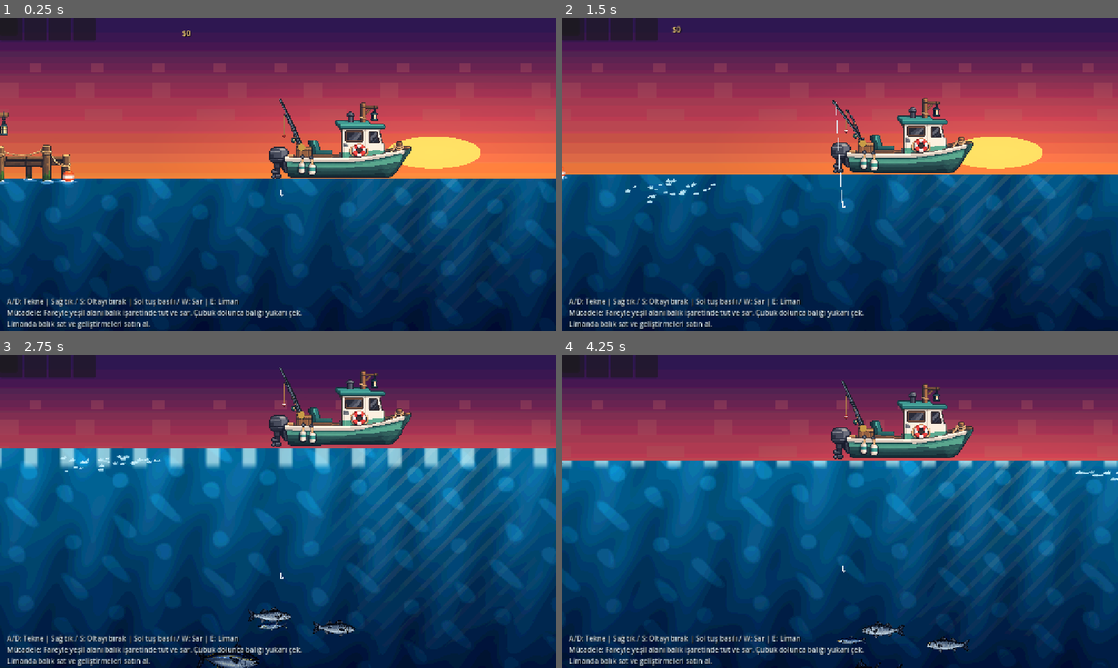
Above: before the commit, frames 1-4 (two rows, left to right).
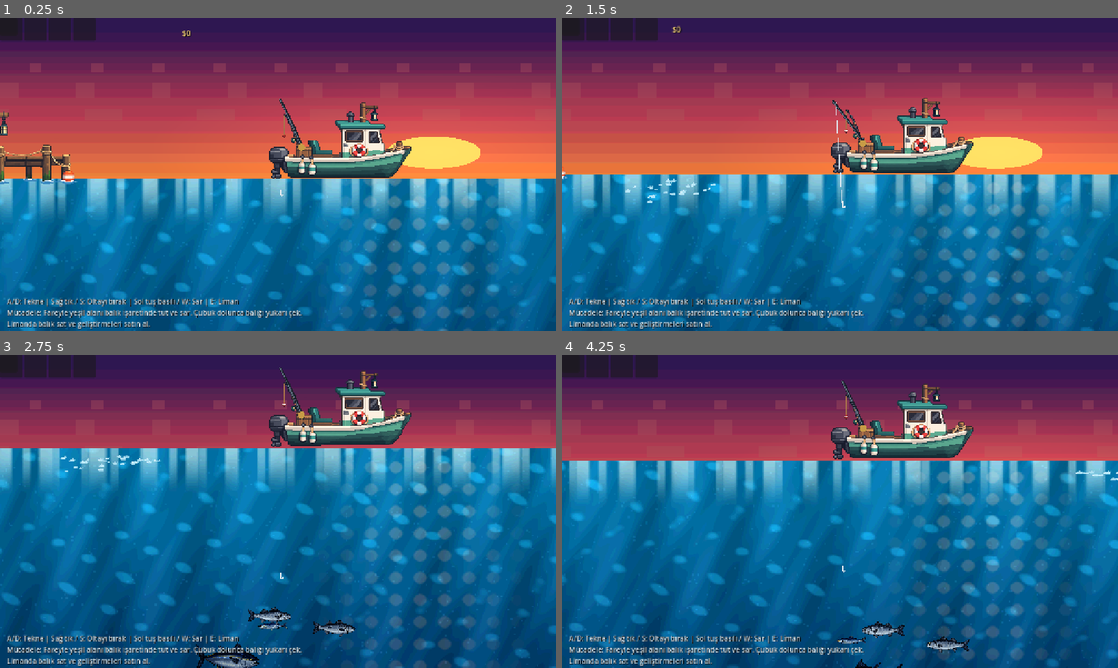
Above: after the commit, the same moments.

Repository: mirackayademir/TinyFisher
Game: Godot game, scene res://scenes/world.tscn
The game is run twice, just before and just after one commit, with the same random seed, the same clock (stepped at 60 frames per second) and the same inputs.
Inputs (mouse positions are in pixels of both pictures, inside the frame that each line leads up to):
- Up to frame 1 (0.25 s): no input
- Up to frame 2 (1.5 s): move the mouse to (962, 158) at 0.52 s; hold D (move_right) 0.53-1.28 s; tap E (dock) at 0.6, 1.35 s; click (962, 158) at 0.67 s; move the mouse to (728, 190) at 1.27 s; hold S from 1.28 s (still down)
- Up to frame 3 (2.75 s): move the mouse to (333, 442) at 2.02 s; release S at 2.03 s; hold D (move_right) from 2.03 s (still down); tap E (dock) at 2.1 s
- Up to frame 4 (4.25 s): move the mouse to (812, 574) at 2.77 s; release D (move_right) at 2.78 s; hold W 2.78-3.53 s; tap E (dock) at 2.85, 3.6 s; click (812, 574) at 2.92 s; move the mouse to (1006, 558) at 3.52 s; hold A (move_left) from 3.53 s (still down)

The runs differ from the first frame. In frame 1, 46% of the frame differs, in the area x 0-100%, y 51-100%; in frame 2, 47%; in frame 3, 52%; in frame 4, 54%, in the area x 0-100%, y 33-100%.

Commit message:
Polish animated ocean shader

Diff:
--- a/shaders/ocean.gdshader
+++ b/shaders/ocean.gdshader
@@ -1,40 +1,50 @@
 shader_type canvas_item;
 
 void fragment() {
-	vec2 uv = SCREEN_UV;
+	vec2 suv = SCREEN_UV;
+	vec2 uv = UV;
 	float t = TIME;
 
-	float depth = clamp((uv.y - 0.34) / 0.66, 0.0, 1.0);
-	vec3 shallow = vec3(0.03, 0.42, 0.62);
-	vec3 deep = vec3(0.015, 0.10, 0.24);
-	vec3 water = mix(shallow, deep, depth);
+	// Daha canlı ama derinleştikçe sakinleşen deniz paleti.
+	float depth = clamp(uv.y * 1.18, 0.0, 1.0);
+	vec3 surface_color = vec3(0.025, 0.46, 0.66);
+	vec3 mid_color = vec3(0.018, 0.25, 0.43);
+	vec3 deep_color = vec3(0.008, 0.065, 0.16);
+	vec3 water = mix(surface_color, mid_color, smoothstep(0.0, 0.48, depth));
+	water = mix(water, deep_color, smoothstep(0.42, 1.0, depth));
 
-	// Hareketli dalga katmanları.
-	float wave1 = sin(uv.x * 48.0 + t * 2.4 + sin(uv.x * 13.0 - t) * 0.7);
-	float wave2 = sin(uv.x * 83.0 - t * 1.7 + uv.y * 19.0);
-	float wave3 = sin((uv.x + uv.y) * 36.0 + t * 1.25);
-	float wave_mix = wave1 * 0.55 + wave2 * 0.30 + wave3 * 0.15;
+	// Birbirinden farklı hızlarda akan dalga katmanları.
+	float long_wave = sin(suv.x * 34.0 + t * 1.55 + sin(suv.x * 8.0 - t * 0.55) * 1.1);
+	float medium_wave = sin(suv.x * 71.0 - t * 2.15 + suv.y * 17.0);
+	float short_wave = sin((suv.x * 1.35 + suv.y * 0.45) * 108.0 + t * 3.1);
+	float wave_mix = long_wave * 0.52 + medium_wave * 0.31 + short_wave * 0.17;
+	water += vec3(0.025, 0.095, 0.13) * wave_mix * (1.0 - depth * 0.72);
 
-	water += vec3(0.025, 0.085, 0.11) * wave_mix * (1.0 - depth * 0.55);
+	// Gün batımının kırık, titreşen sıcak yansıması.
+	float reflection_lane = 1.0 - smoothstep(0.035, 0.22, abs(suv.x - 0.76));
+	float reflection_noise = sin(suv.x * 143.0 + t * 2.4) + sin(suv.y * 89.0 - t * 1.9);
+	float reflection_bits = smoothstep(0.45, 1.25, reflection_noise);
+	water += vec3(0.34, 0.13, 0.035) * reflection_lane * reflection_bits * (1.0 - depth) * 0.78;
 
-	// Gün batımının denizdeki sıcak yansıması.
-	float reflection_lane = 1.0 - smoothstep(0.04, 0.23, abs(uv.x - 0.78));
-	float reflection_flicker = step(0.52, sin(uv.x * 165.0 + uv.y * 93.0 + t * 3.0));
-	water += vec3(0.24, 0.10, 0.025) * reflection_lane * reflection_flicker * (1.0 - depth) * 0.65;
+	// Su altındaki hareketli ışık kırılmaları.
+	float ca = sin(suv.x * 67.0 + suv.y * 35.0 + t * 1.8 + sin(suv.y * 21.0));
+	float cb = sin(suv.x * 44.0 - suv.y * 51.0 - t * 1.25);
+	float cc = sin((suv.x - suv.y) * 92.0 + t * 0.85);
+	float caustic = smoothstep(1.28, 2.05, ca + cb + cc * 0.42);
+	water += vec3(0.055, 0.19, 0.22) * caustic * (1.0 - depth * 0.72);
 
-	// Su altı ışık çizgileri / caustics.
-	float caustic_a = sin(uv.x * 72.0 + t * 1.8 + sin(uv.y * 31.0));
-	float caustic_b = sin(uv.x * 46.0 - t * 1.2 - uv.y * 44.0);
-	float caustic = smoothstep(1.05, 1.55, caustic_a + caustic_b);
-	water += vec3(0.03, 0.13, 0.16) * caustic * (0.9 - depth * 0.6);
+	// Yüzeye yakın birkaç farklı köpüklü dalga sırası.
+	float surface_mask = 1.0 - smoothstep(0.0, 0.075, uv.y);
+	float crest_a = smoothstep(0.63, 0.88, sin(suv.x * 76.0 + t * 2.55 + sin(suv.x * 17.0) * 0.8) * 0.5 + 0.5);
+	float crest_b = smoothstep(0.72, 0.94, sin(suv.x * 119.0 - t * 2.0 + 1.4) * 0.5 + 0.5);
+	float crest = max(crest_a * 0.82, crest_b * 0.62);
+	water = mix(water, vec3(0.80, 0.96, 0.98), crest * surface_mask * 0.86);
 
-	// Pixel-art hissi için renkleri hafif kuantize et.
-	water = floor(water * 26.0) / 26.0;
+	// Çok hafif askıdaki parçacık hissi; balıklar boş bir renk bloğunda durmasın.
+	float speck = step(0.986, fract(sin(dot(floor(suv * vec2(320.0, 190.0)), vec2(12.9898, 78.233))) * 43758.5453));
+	water += vec3(0.08, 0.14, 0.17) * speck * (0.35 + depth * 0.35);
 
-	// Yüzeye yakın beyaz köpük çizgileri.
-	float surface_mask = 1.0 - smoothstep(0.0, 0.045, depth);
-	float foam = smoothstep(0.54, 0.86, sin(uv.x * 96.0 + t * 3.2) * 0.5 + 0.5);
-	water = mix(water, vec3(0.78, 0.94, 0.96), foam * surface_mask * 0.72);
-
+	// Pixel-art paletini koru.
+	water = floor(clamp(water, 0.0, 1.0) * 30.0) / 30.0;
 	COLOR = vec4(water, 1.0);
 }
